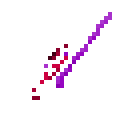
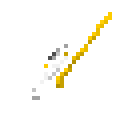
Two versions of the same layered image (128x128). Layer-by-layer changes:
painted on "Calque copié" over 32, 12, 112, 100
